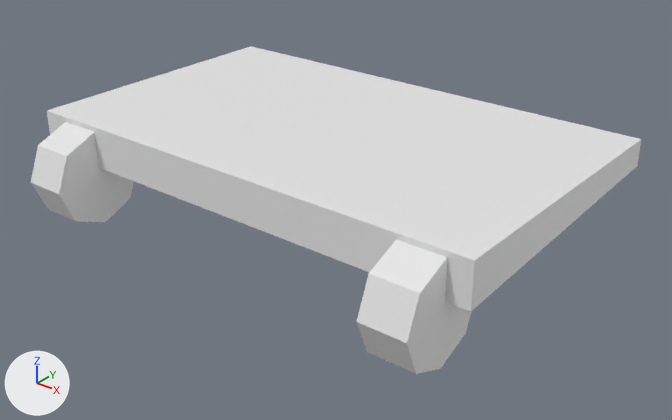
Before and after pictures for a commit that changed the Blender file Assets/Models/Iteration - Levels/Iteration 3/Trap Door.blend.
Both versions are drawn from a camera (50 mm lens) standing at (2.07, -2.53, 1.48) and looking at (0.0, 0.05, -0.12). Lighting does not change. The marker at lower left points along +X, +Y and +Z. The first picture is the older version.

Before the edit, the objects in view are built like this:
```python
me_circle_001 = bpy.data.meshes.new('Circle.001')
me_circle_001.from_pydata(...)  # 40 vertices, 26 faces; spans x -0.347..0.337, y -0.067..0.41, z -0.067..0.074
ob_circle_012 = bpy.data.objects.new('Circle.012', me_circle_001)
ob_circle_012.location = (-0.071, -0.459, -0.024)
ob_circle_012.scale = (2.94, 2.94, 2.94)
```
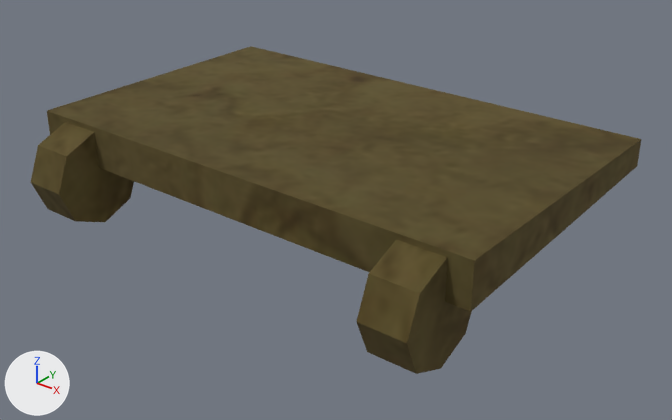
Diff of the bpy script that builds the scene:
```diff
--- a/Assets/Models/Iteration - Levels/Iteration 3/Trap Door.blend.py
+++ b/Assets/Models/Iteration - Levels/Iteration 3/Trap Door.blend.py
@@ img_gold___dark_png @@
+img_gold___dark_png = load_image('gold - dark.png', '../../../Textures/gold - dark.png', 1024, 1024, 'sRGB')
@@ mat_gold @@
+mat_gold = principled_material('Gold')
+mat_gold.texture = img_gold___dark_png
+mat_gold.roughness = 1.0
@@ me_circle_001 @@
 me_circle_001.from_pydata(...)  # 40 vertices, 26 faces; spans x -0.347..0.337, y -0.067..0.41, z -0.067..0.074
+me_circle_001.materials.append(mat_gold)  # picture img_gold___dark_png
```

Pixel boxes [x1, y1, x2, y2] of what changed, in the pictures (672 x 420 px):
'Circle.012', recoloured (white to brown): [31, 46, 641, 374] in both
